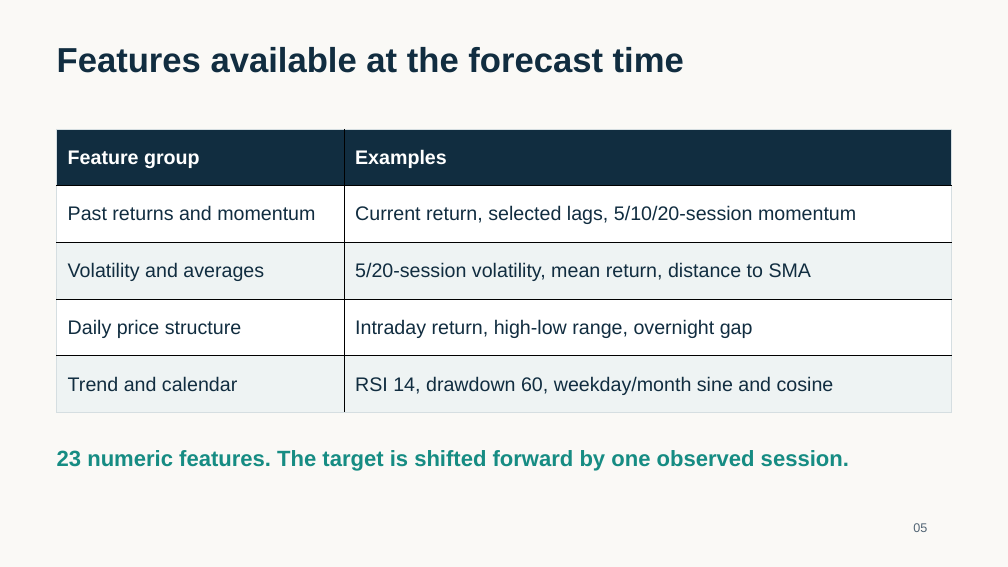
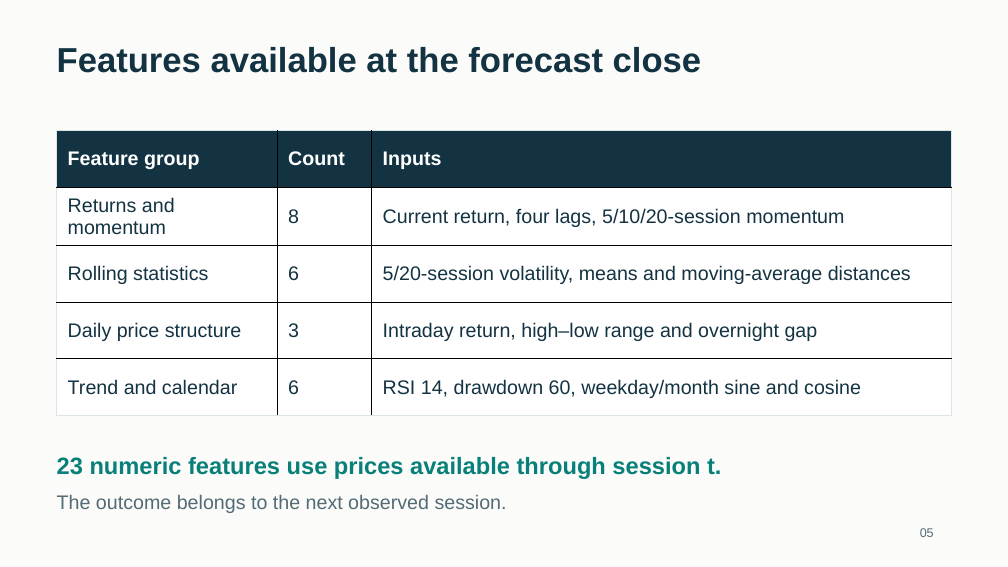
Before and after one commit to Darshansg76/Team12-Nifty-Commodities-Return-Prediction, a slide deck: slide 5 of deliverables/Team_12_Presentation.pptx. Drawn at 1008x567 pixels with LibreOffice and Linux fonts; fonts in the diff are those of the drawing. Boxes give left, top, right and bottom in pixels: in the first picture for what was removed or moved away, otherwise in the second. Text is boxed around its words. In the diff, an @@ line names an element or a change of style, - is before the commit and + after.

```diff
--- a/deliverables/Team_12_Presentation.pptx
+++ b/deliverables/Team_12_Presentation.pptx
@@ background #FAF9F6 to #FBFCFA @@
@@ text at (57, 47, 702, 73): text changed; text colour #112D40 to #143342 @@
-Features available at the forecast time
+Features available at the forecast close
@@ table at (57, 131, 952, 414) @@
-column 1: Feature group | Past returns and momentum | Volatility and averages | Daily price structure | Trend and calendar
-column 2: Examples | Current return, selected lags, 5/10/20-session momentum | 5/20-session volatility, mean return, distance to SMA | Intraday return, high-low range, overnight gap | RSI 14, drawdown 60, weekday/month sine and cosine
+column 1: Feature group | Returns and momentum | Rolling statistics | Daily price structure | Trend and calendar
+column 2: Count | 8 | 6 | 3 | 6
+column 3: Inputs | Current return, four lags, 5/10/20-session momentum | 5/20-session volatility, means and moving-average distances | Intraday return, high–low range and overnight gap | RSI 14, drawdown 60, weekday/month sine and cosine
@@ text at (57, 457, 721, 479): text changed; size 21 to 22.5 pt; text colour #168C83 to #087F78 @@
-23 numeric features. The target is shifted forward by one observed session.
+23 numeric features use prices available through session t.
@@ text added at (57, 495, 507, 513), 18.8 pt, text #536B75 @@
+The outcome belongs to the next observed session.
@@ text "05": place and size @@
-text "05" at (913, 523, 927, 532)
+text "05" at (920, 528, 934, 537)
@@ text "05" at (920, 528, 934, 537): text colour #516474 to #536B75 @@
```
Also in this commit, not shown: 5 other slides changed, 10 slides added, 10 slides removed, 4 other files.
